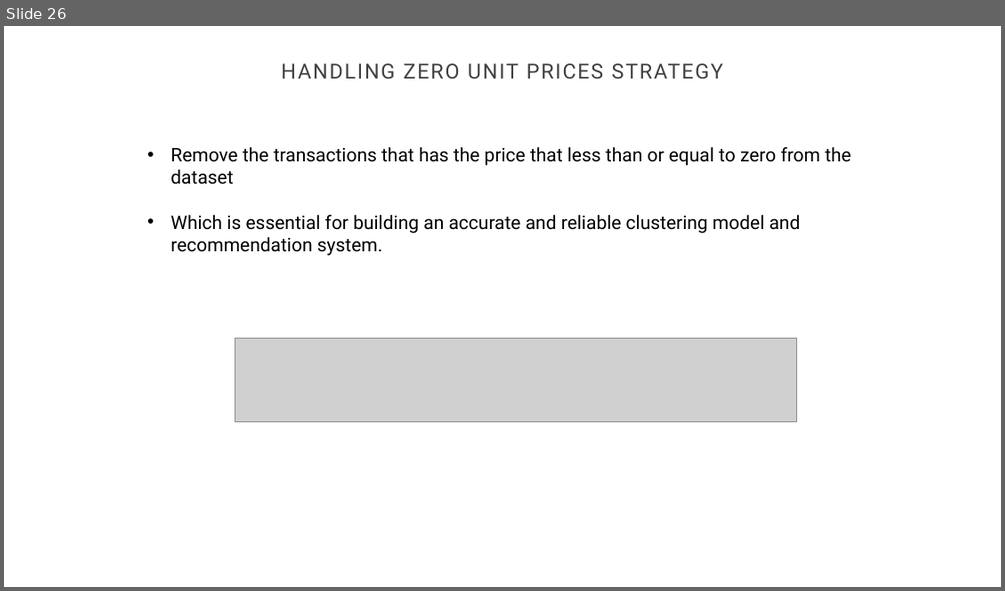
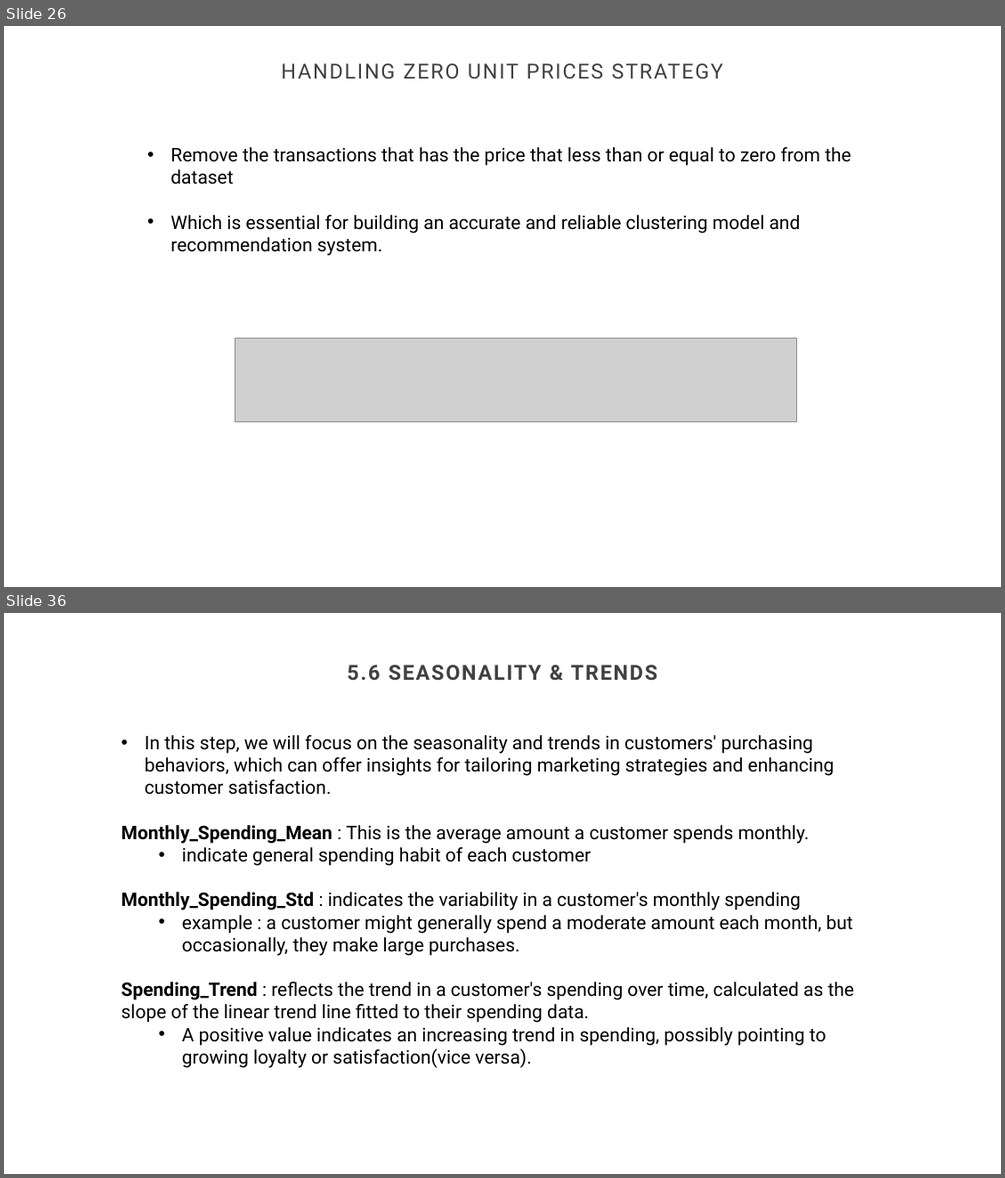
Before and after one commit to GaoWeiChang/Ecommerce_Product_Recommendation_System, a slide deck: CUSTOMER PRODUCT RECOMMENDATION SYSTEM.pptx. Shown one above the other, each under a label of ours: slide 26 before the commit, slides 26 and 36 after it; the slides between them are not shown. The pictures are 1005x591 and 1005x1178 pixels, drawn with LibreOffice and Linux fonts; fonts in the diff are those of the drawing; grey boxes stand for pictures; background and template pictures are left out. Boxes give left, top, right and bottom in pixels: in the first picture for what was removed or moved away, otherwise in the second. Text is boxed around its words. In the diff, an @@ line names an element or a change of style, - is before the commit and + after.

```diff
--- a/CUSTOMER PRODUCT RECOMMENDATION SYSTEM.pptx
+++ b/CUSTOMER PRODUCT RECOMMENDATION SYSTEM.pptx
@@ slide 36 added at (x1=4, y1=613, x2=1001, y2=1174), background #FFFFFF @@
@@ title added at (x1=347, y1=665, x2=657, y2=680), 20 pt, text #404040, bold @@
+5.6 SEASONALITY & TRENDS
@@ text added at (x1=121, y1=735, x2=855, y2=1068), 18 pt, text #000000 @@
+• In this step, we will focus on the seasonality and trends in customers' purchasing behaviors, which can offer insights for tailoring marketing strategies and enhancing customer satisfaction.
+Monthly_Spending_Mean : This is the average amount a customer spends monthly.
+  • indicate general spending habit of each customer
+Monthly_Spending_Std : indicates the variability in a customer's monthly spending
+  • example : a customer might generally spend a moderate amount each month, but occasionally, they make large purchases.
+Spending_Trend : reflects the trend in a customer's spending over time, calculated as the slope of the linear trend line fitted to their spending data.
+  • A positive value indicates an increasing trend in spending, possibly pointing to growing loyalty or satisfaction(vice versa).
```
Also in this commit, not shown: 22 other slides added, 1 other file.
